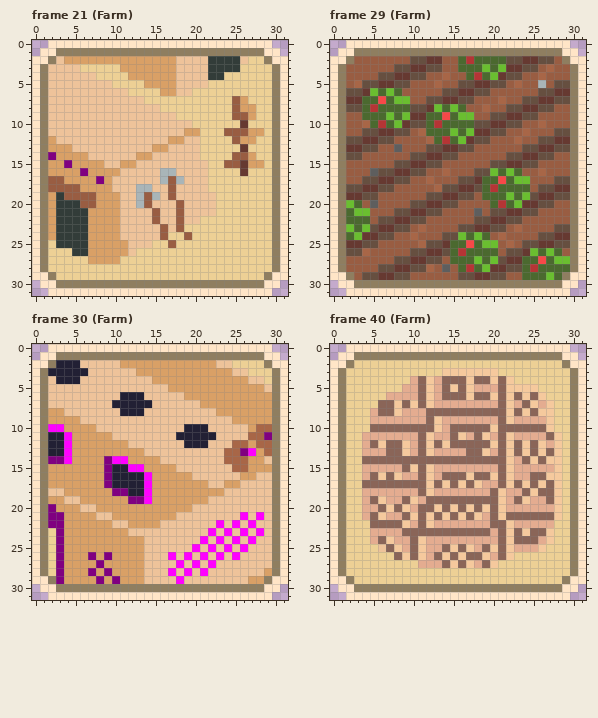
Pixel-art file, stored at Pixel Art/UI/Unit buttons.ase. Above: the version before the commit.
32x32 pixels, 48 frames. Shown: frame 21 (Farm), frame 29 (Farm), frame 30 (Farm), frame 40 (Farm). The commit also changed other frames, which this record leaves out.
Once edited:
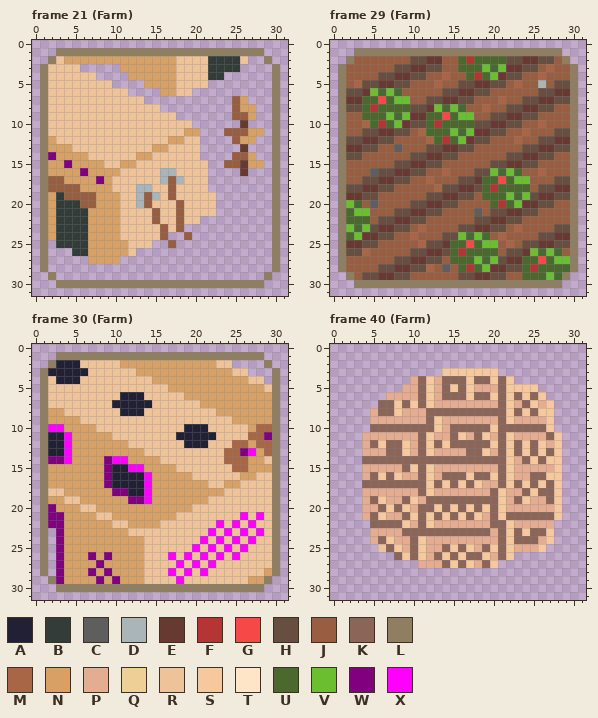
Palette (. is transparent): A #222034  B #323c39  C #5e5e5e  D #a9b5b8  E #663931  F #b53535  G #f74848  H #664f40  J #995d42  K #8a6558  L #8f7e60  M #a86647  N #d9a066  P #e4ac90  Q #edd095  R #eec39a  S #f5c99d  T #ffe5c7  U #4b692f  V #6abe30  W #800080  X #ff00ff
The author wrote: Fixed buttons not showing after using hotkeys
What changed:
layer "Button" now hidden
Changed rows in their new state; - is an unchanged pixel.
Frame 21 (Farm):
first column x 0:
 0 --............................--
 1 -..--------------------------..-
 2 ..-------------------------..-..
 3 .-----.....---------------....-.
 4 .-------....------------......-.
 5 .---------....--------........-.
 6 .-----------....----..........-.
 7 .-------------...........--...-.
 8 .---------------.........---..-.
 9 .-----------------.......---..-.
10 .-------------------......-...-.
11 .--------------------...-----.-.
12 .--------------------....---..-.
13 .--------------------.....-...-.
14 .--------------------....---..-.
15 .---------------------..-----.-.
16 .---------------------....-...-.
17 .---------------------........-.
18 .---------------------........-.
19 .----------------------.......-.
20 .----------------------.......-.
21 .----------------------.......-.
22 .--------------------.........-.
23 .------------------...........-.
24 .----------------..-..........-.
25 .-.------------..-............-.
26 .-...--------.................-.
27 .-.....----...................-.
28 .-............................-.
29 ..-..........................-..
30 -..--------------------------..-
31 --............................--
Frame 29 (Farm):
first column x 0:
 0 --............................--
 1 -..--------------------------..-
 2 ..----------------------------..
 3 .------------------------------.
 4 .------------------------------.
 5 .------------------------------.
 6 .------------------------------.
 7 .------------------------------.
 8 .------------------------------.
 9 .------------------------------.
10 .------------------------------.
11 .------------------------------.
12 .------------------------------.
13 .------------------------------.
14 .------------------------------.
15 .------------------------------.
16 .------------------------------.
17 .------------------------------.
18 .------------------------------.
19 .------------------------------.
20 .------------------------------.
21 .------------------------------.
22 .------------------------------.
23 .------------------------------.
24 .------------------------------.
25 .------------------------------.
26 .------------------------------.
27 .------------------------------.
28 .------------------------------.
29 ..----------------------------..
30 -..--------------------------..-
31 --............................--
Frame 30 (Farm):
first column x 0:
 0 --............................--
 1 -..--------------------------..-
 2 ..-----------------------....-..
 3 .--------------------------...-.
 4 .----------------------------.-.
 5 .------------------------------.
 6 .------------------------------.
 7 .------------------------------.
 8 .------------------------------.
 9 .------------------------------.
10 .------------------------------.
11 .------------------------------.
12 .------------------------------.
13 .------------------------------.
14 .------------------------------.
15 .------------------------------.
16 .------------------------------.
17 .------------------------------.
18 .------------------------------.
19 .------------------------------.
20 .------------------------------.
21 .------------------------------.
22 .------------------------------.
23 .-.----------------------------.
24 .-.----------------------------.
25 .-.----------------------------.
26 .-.----------------------------.
27 .-.----------------------------.
28 .-.----------------------------.
29 ..----------------------------..
30 -..--------------------------..-
31 --............................--
Frame 40 (Farm):
first column x 0:
 0 --............................--
 1 -..............................-
 2 ................................
 3 ..............-------...........
 4 ..........-------------.........
 5 .........-----------------......
 6 .......--------------------.....
 7 ......----------------------....
 8 .....-----------------------....
 9 .....-----------------------....
10 .....-----------------------....
11 ....-------------------------...
12 ....-------------------------...
13 ....-------------------------...
14 ....-------------------------...
15 ....-------------------------...
16 ....-------------------------...
17 ....-------------------------...
18 ....-------------------------...
19 ....-------------------------...
20 ....-------------------------...
21 ....-------------------------...
22 .....-----------------------....
23 .....-----------------------....
24 .....-----------------------....
25 ......---------------------.....
26 ........---------------.........
27 ...........----------...........
28 ................................
29 ................................
30 -..............................-
31 --............................--
Where, in picture pixels (left, top, right, bottom), the same in both pictures:
erased: (32, 40, 288, 296)
erased: (330, 40, 586, 296)
erased: (32, 344, 288, 600)
erased: (330, 344, 586, 600)
